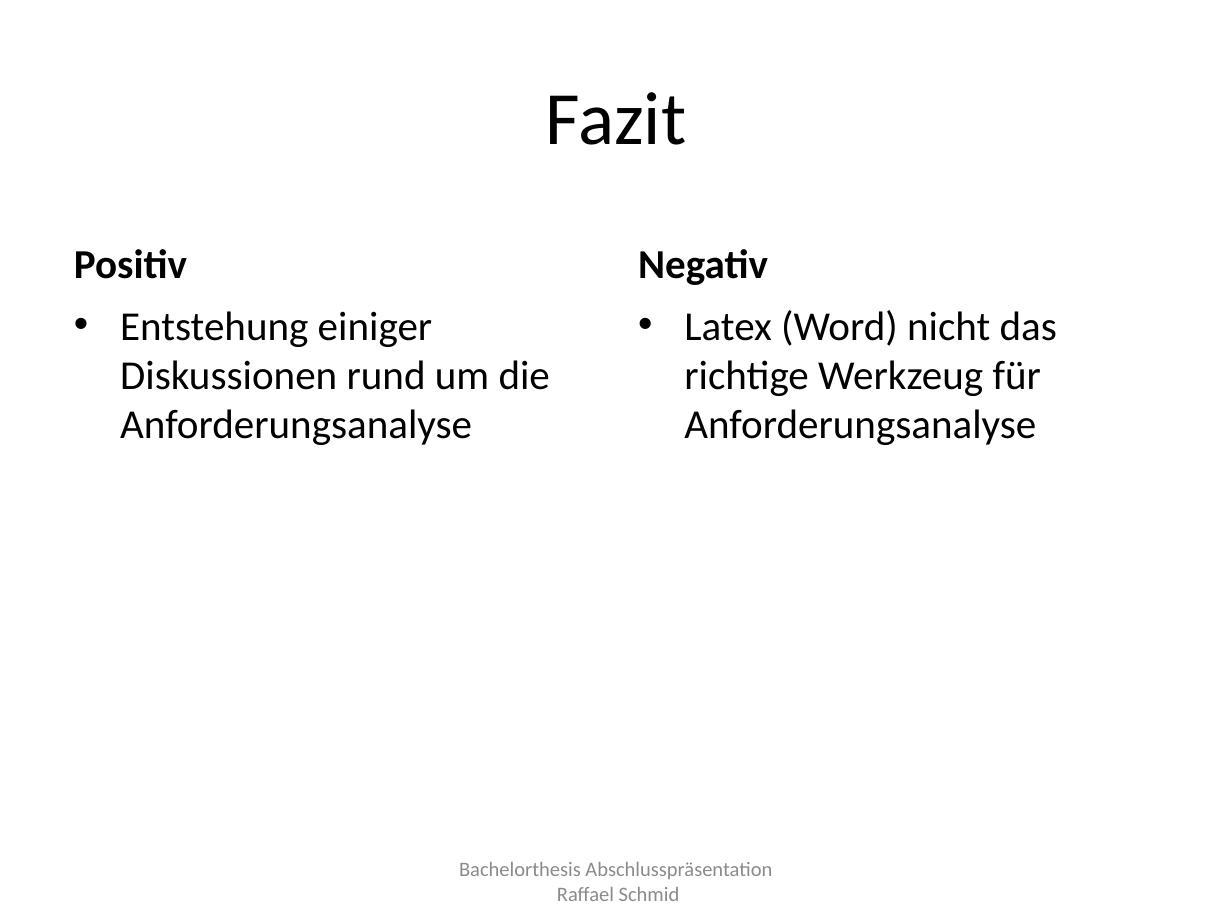
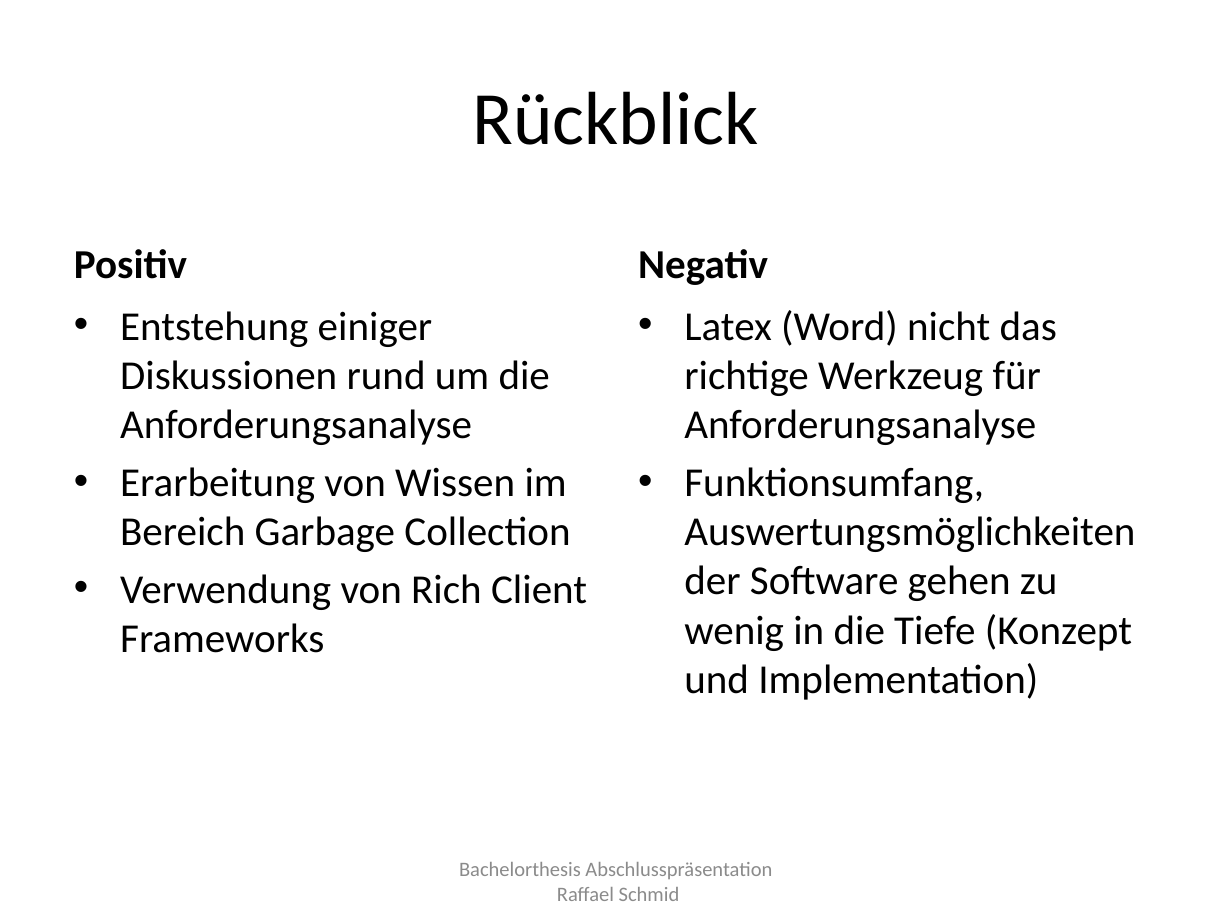
Before and after one commit to raffaelschmid/bachelorthesis, a slide deck: slide 14 of Dokumentation/Abschlusspraesentation/rschmid_bachelorthesis_abschlusspraesentation.pptx (slide 15 before the commit). Drawn at 1232x924 pixels with LibreOffice and Linux fonts; fonts in the diff are those of the drawing. Boxes give left, top, right and bottom in pixels: in the first picture for what was removed or moved away, otherwise in the second. Text is boxed around its words. In the diff, an @@ line names an element or a change of style, - is before the commit and + after.

```diff
--- a/Dokumentation/Abschlusspraesentation/rschmid_bachelorthesis_abschlusspraesentation.pptx
+++ b/Dokumentation/Abschlusspraesentation/rschmid_bachelorthesis_abschlusspraesentation.pptx
@@ title at bbox=[473, 91, 759, 145]: text changed @@
-Fazit
+Rückblick
@@ text at bbox=[120, 467, 587, 653]: paragraphs added @@
+• Erarbeitung von Wissen im Bereich Garbage Collection
+• Verwendung von Rich Client Frameworks
@@ text at bbox=[684, 467, 1135, 700]: paragraph added @@
+• Funktionsumfang, Auswertungsmöglichkeiten der Software gehen zu wenig in die Tiefe (Konzept und Implementation)
```
Also in this commit, not shown: 9 other slides changed, 2 slides added, 3 slides removed, 4 other files.
